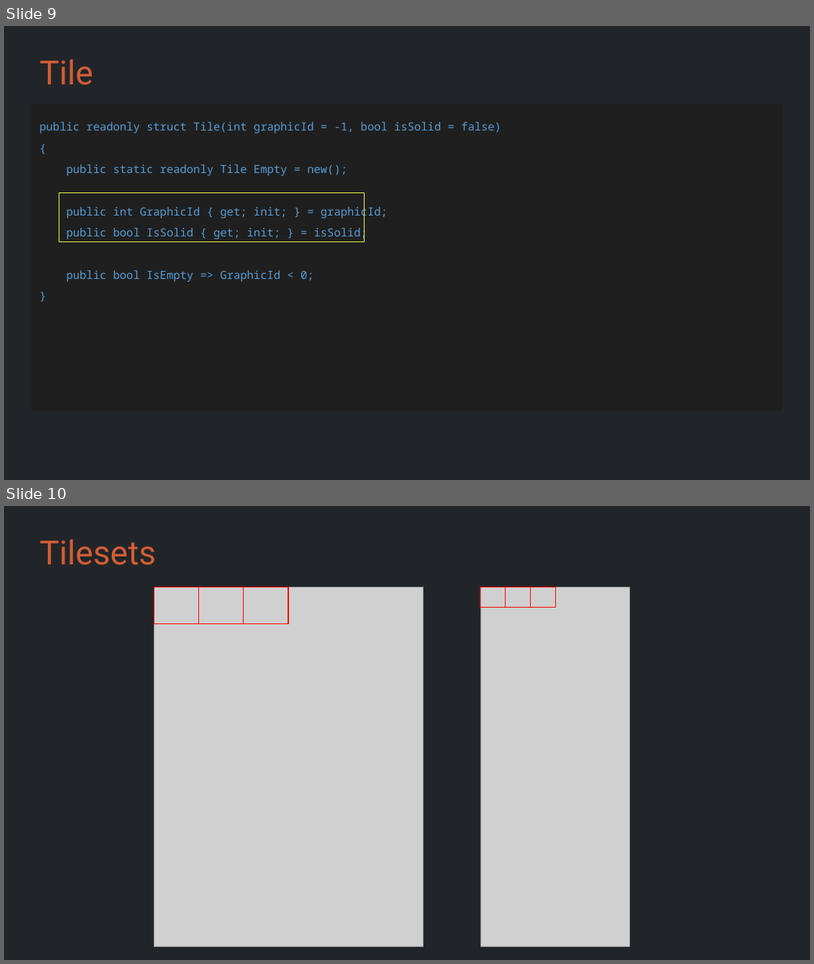
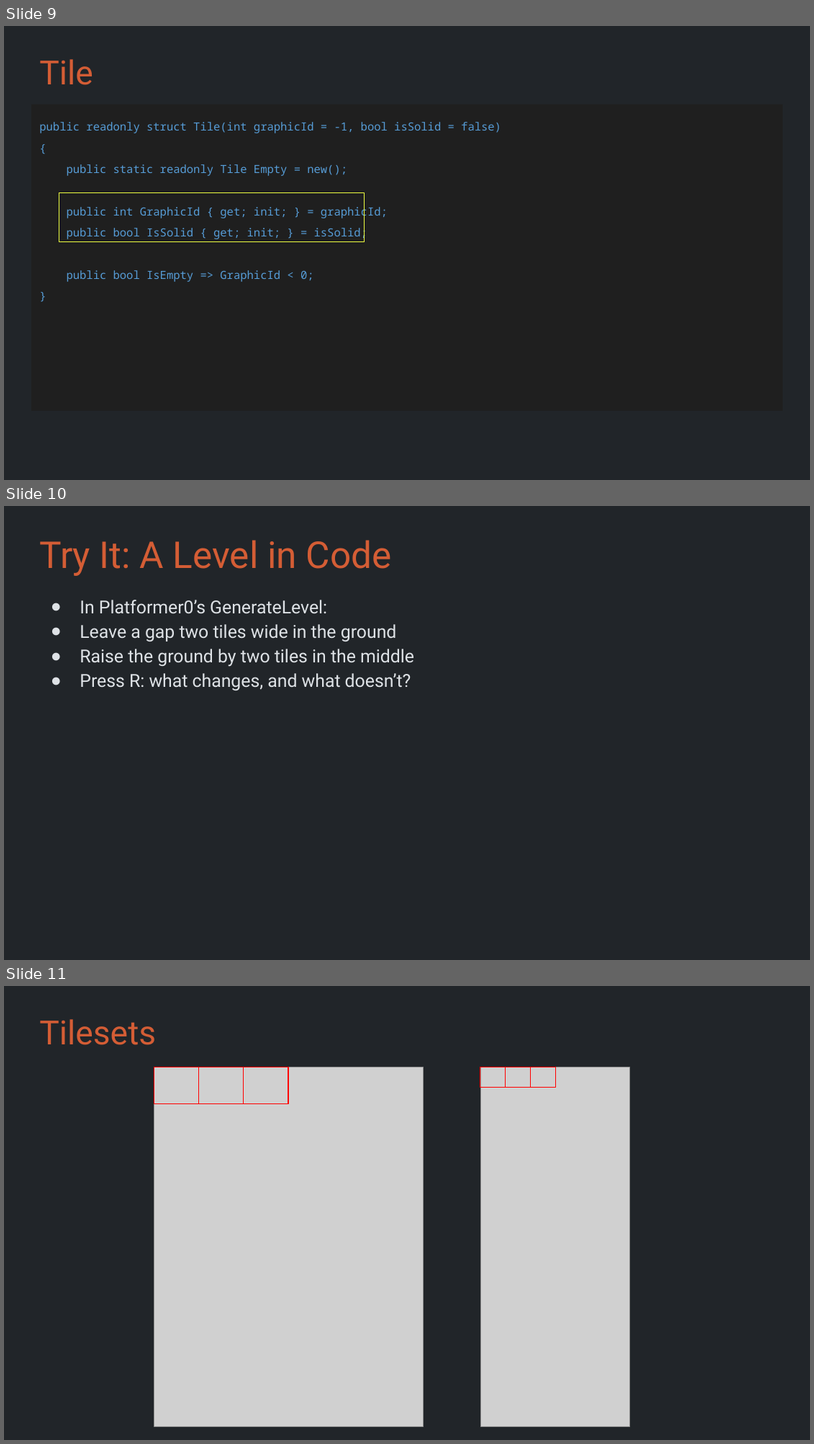
Before and after one commit to Metamate/gar, a slide deck: slides/06 Super Mario Bros.pptx. Shown one above the other, each under a label of ours: slides 9 and 10 before the commit, slides 9, 10 and 11 after it. The pictures are 814x964 and 814x1444 pixels, drawn with LibreOffice and Linux fonts; fonts in the diff are those of the drawing; grey boxes stand for pictures. Boxes give left, top, right and bottom in pixels: in the first picture for what was removed or moved away, otherwise in the second. Text is boxed around its words. In the diff, an @@ line names an element or a change of style, - is before the commit and + after.

```diff
--- a/slides/06 Super Mario Bros.pptx
+++ b/slides/06 Super Mario Bros.pptx
@@ slide 10 added at (4,506,810,960), background #212529 @@
@@ title added at (39,540,392,576), 33 pt, text #D45D35 @@
+Try It: A Level in Code
@@ text added at (80,600,414,690), 16 pt, text #DEE2E6 @@
+● In Platformer0’s GenerateLevel:
+● Leave a gap two tiles wide in the ground
+● Raise the ground by two tiles in the middle
+● Press R: what changes, and what doesn’t?
@@ what was slide 10 is now slide 11 @@
```
Also in this commit, not shown: 2 other files.
